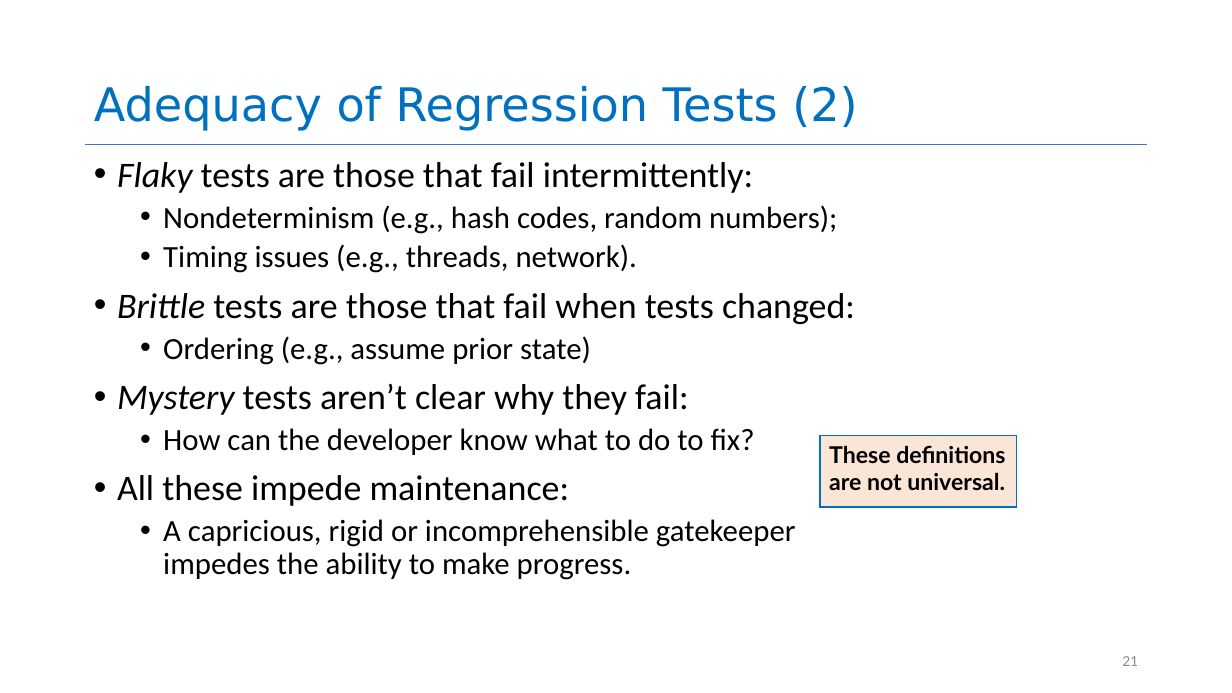
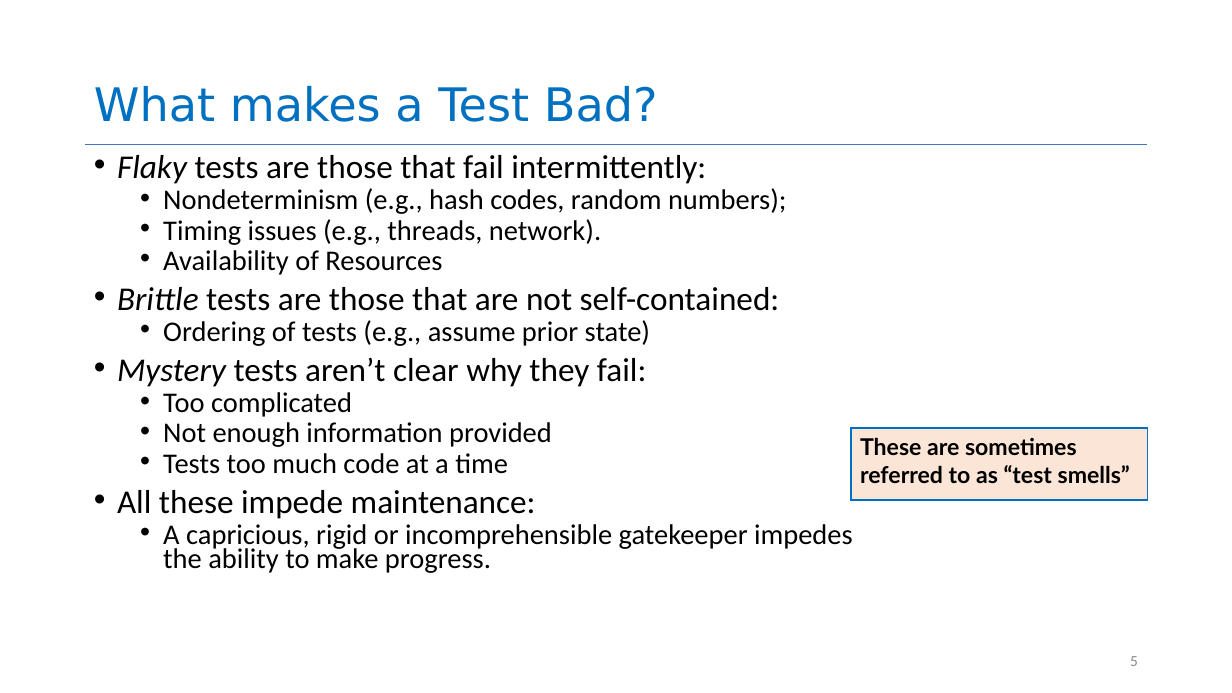
Before and after one commit to neu-se/CS4530-Spring-2022, a slide deck: slide 5 of Slides/Lesson 5.2 Evaluating Tests.pptx (slide 21 before the commit). Drawn at 1232x693 pixels with LibreOffice and Linux fonts; fonts in the diff are those of the drawing. Boxes give left, top, right and bottom in pixels: in the first picture for what was removed or moved away, otherwise in the second. Text is boxed around its words. In the diff, an @@ line names an element or a change of style, - is before the commit and + after.

```diff
--- a/Slides/Lesson 5.2 Evaluating Tests.pptx
+++ b/Slides/Lesson 5.2 Evaluating Tests.pptx
@@ title at [94,86,658,122]: text changed @@
-Adequacy of Regression Tests (2)
+What makes a Test Bad?
@@ text at [117,155,853,573]: size 28 to 25.9 pt in "Flaky tests are those that fail intermittently:", "Mystery tests aren’t clear why they fail:", "All these impede maintenance:"; size 24 to 22.2 pt in "Nondeterminism (e.g., hash codes, random numbers);", "Timing issues (e.g., threads, network).", "A capricious, rigid or incomprehensible gatekeeper impedes ..."; line spacing 0.9 to 0.7 @@
@@ text at [117,250,780,346]: text changed; size 28 to 22.2 pt @@
-• Brittle tests are those that fail when tests changed:
-  • Ordering (e.g., assume prior state)
+  • Availability of Resources
+• Brittle tests are those that are not self-contained:
+  • Ordering of tests (e.g., assume prior state)
@@ text at [163,392,552,474]: text changed; size 24 to 22.2 pt @@
-  • How can the developer know what to do to fix?
+  • Too complicated
+  • Not enough information provided
+  • Tests too much code at a time
@@ rectangle "These are sometimes referred to ...": place and size @@
-rectangle "These are sometimes referred to ..." at [821,435,1017,506]
+rectangle "These are sometimes referred to ..." at [851,428,1148,500]
@@ text in rectangle at [860,437,1130,484]: text changed @@
-These definitions are not universal.
+These are sometimes referred to as “test smells”
@@ page number at [1130,656,1138,666]: text changed @@
-21
+5
```
Also in this commit, not shown: 16 other slides changed, 14 slides added, 7 slides removed.
